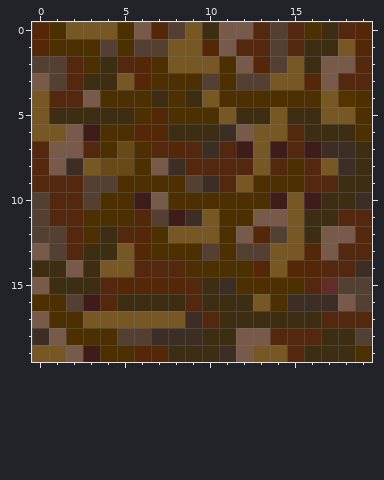
Two states of a pixel-art sprite, IvanTheRussian/src/main/Resorces/FakeBarrenEarth.png. Above, as it was before the edit.
The file is 20x20 pixels. Colours within 5 levels of each other are drawn and written as one.
Once edited:
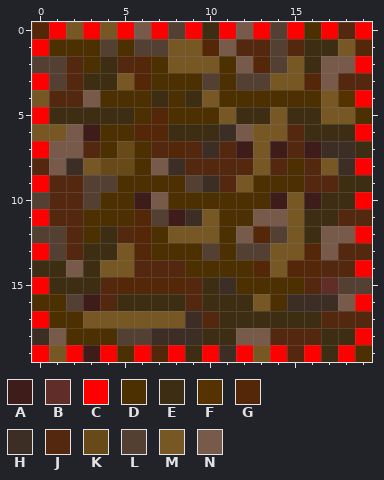
Palette (. is transparent): A #3d1c1a  B #602d29  C #ff0000  D #4c3002  E #3d2d12  F #543300  G #542708  H #3d2e25  J #54280f  K #684918  L #543f33  M #775825  N #775a49
The exact change:
Changed rows in their new state; - is an unchanged pixel.
first column x 0:
 0 -C-C-C-C-C-C-C-C-C-C
 1 C-------------------
 2 -------------------C
 3 C-------------------
 4 -------------------C
 5 C-------------------
 6 -------------------C
 7 C-------------------
 8 -------------------C
 9 C-------------------
10 -------------------C
11 C-------------------
12 -------------------C
13 C-------------------
14 -------------------C
15 C-------------------
16 -------------------C
17 C-------------------
18 -------------------C
19 C-C-C-C-C-C-C-C-C-C-
Changed places in both pictures, as pixel boxes (x1, y1, x2, y2):
changed: (32, 22, 372, 362)
